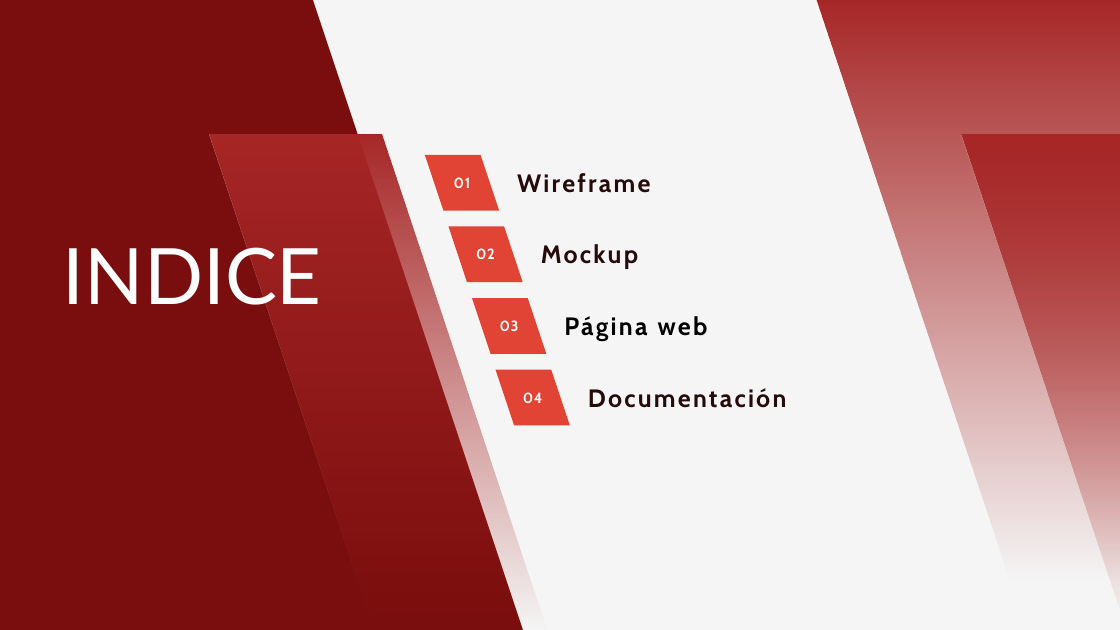
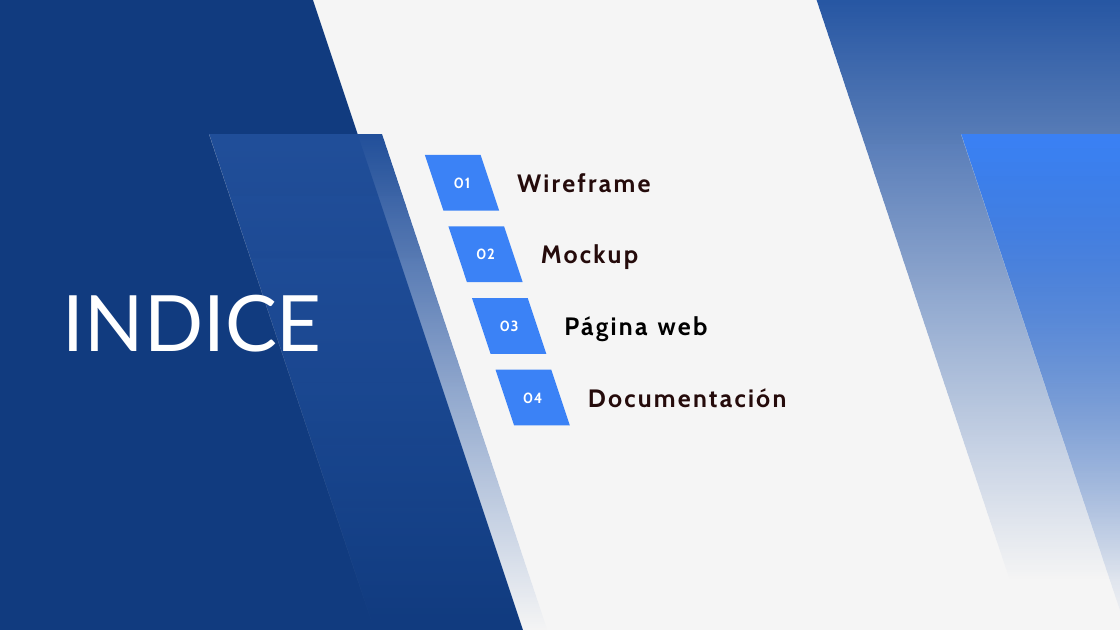
Before and after one commit to JohansemscV2/TopLaces-Evaluativa7-, a slide deck: slide 2 of Canva/Red and White Modern Sustainable Footwear Pitch Deck Presentation.pptx. Drawn at 1120x630 pixels with LibreOffice and Linux fonts; fonts in the diff are those of the drawing. Boxes give left, top, right and bottom in pixels: in the first picture for what was removed or moved away, otherwise in the second. Text is boxed around its words. In the diff, an @@ line names an element or a change of style, - is before the commit and + after.

```diff
--- a/Canva/Red and White Modern Sustainable Footwear Pitch Deck Presentation.pptx
+++ b/Canva/Red and White Modern Sustainable Footwear Pitch Deck Presentation.pptx
@@ freeform shape at <box>0,0,523,630</box>: fill #7A0D0D to #113B7F @@
@@ freeform shape at <box>816,0,1120,580</box>: fill gradient #A82727 to gradient #2757A4 to #295BAD @@
@@ freeform shape at <box>209,134,548,630</box>: fill gradient #A82727 to gradient #22509B to #285AAB @@
@@ freeform shape at <box>962,134,1120,630</box>: fill gradient #A82727 to gradient #3B82F6 to #295CAF @@
@@ text "INDICE" rewrapped from <box>63,236,322,316</box> to <box>63,285,322,352</box> @@
@@ fill #E14434 to #3B82F6 in 4 elements at <box>425,155,500,211</box>, <box>449,226,523,282</box>, <box>472,298,547,354</box>, <box>496,370,570,426</box> @@
```
Also in this commit, not shown: 1 other slide changed, 1 other file.
